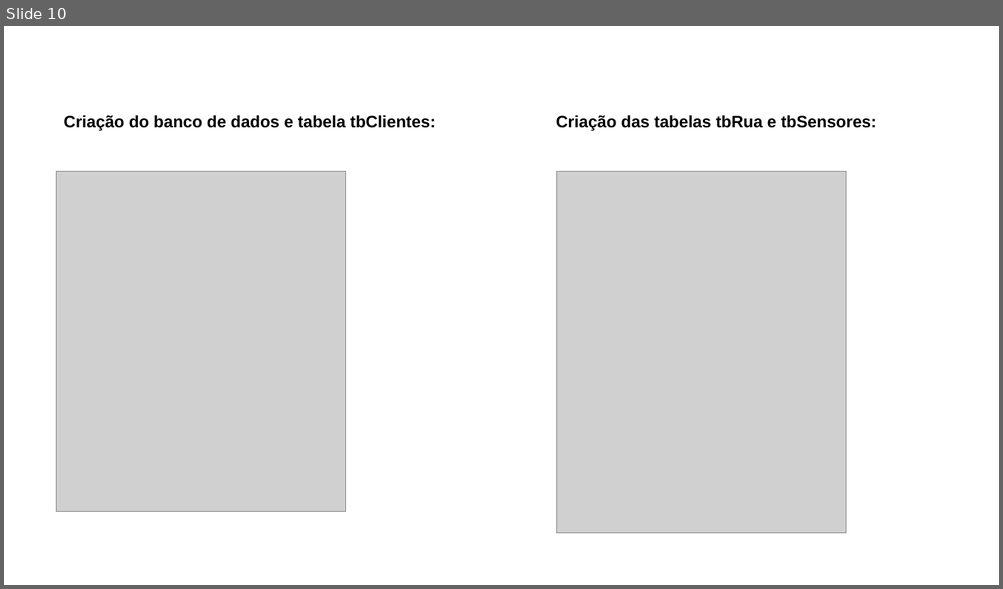
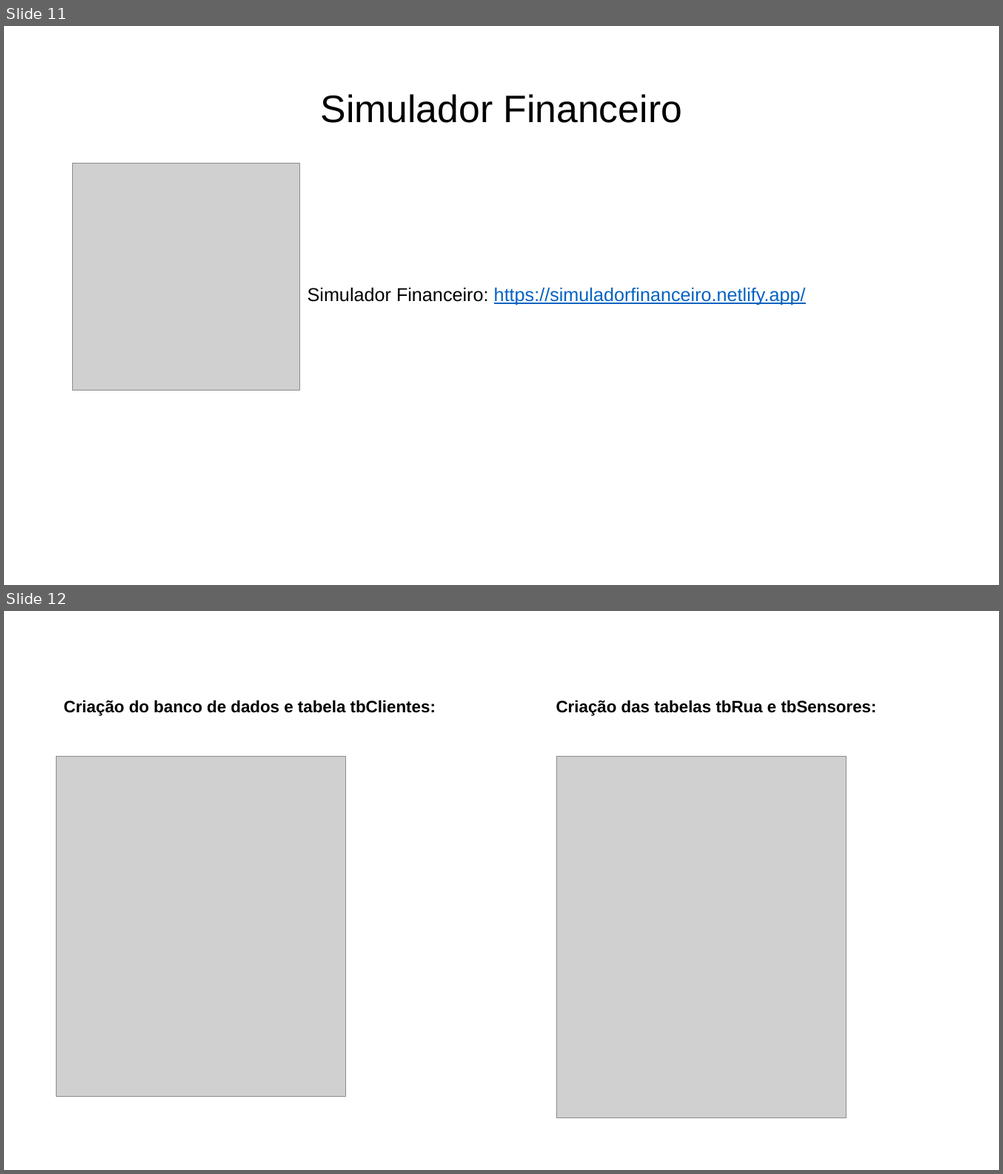
Before and after one commit to franklin-silva41/PROJETO-SENSOR-DE-UMIDADE, a slide deck: SUSTABIL - Apresentação didatico.pptx. Shown one above the other, each under a label of ours: slide 10 before the commit, slides 11 and 12 after it. The pictures are 1003x589 and 1003x1174 pixels, drawn with LibreOffice and Linux fonts; fonts in the diff are those of the drawing; grey boxes stand for pictures. Boxes give left, top, right and bottom in pixels: in the first picture for what was removed or moved away, otherwise in the second. Text is boxed around its words. In the diff, an @@ line names an element or a change of style, - is before the commit and + after.

```diff
--- a/SUSTABIL - Apresentação didatico.pptx
+++ b/SUSTABIL - Apresentação didatico.pptx
@@ slide 11 added at bbox=[4, 26, 999, 585], background #FFFFFF @@
@@ title added at bbox=[321, 94, 682, 123], 37 pt, text #000000 @@
+Simulador Financeiro
@@ picture added at bbox=[73, 164, 300, 391] @@
@@ text added at bbox=[307, 287, 805, 305], 18 pt, text #0563C1, underline @@
+Simulador Financeiro: https://simuladorfinanceiro.netlify.app/
@@ what was slide 10 is now slide 12 @@
```
Also in this commit, not shown: 2 other slides added, 2 other files.
